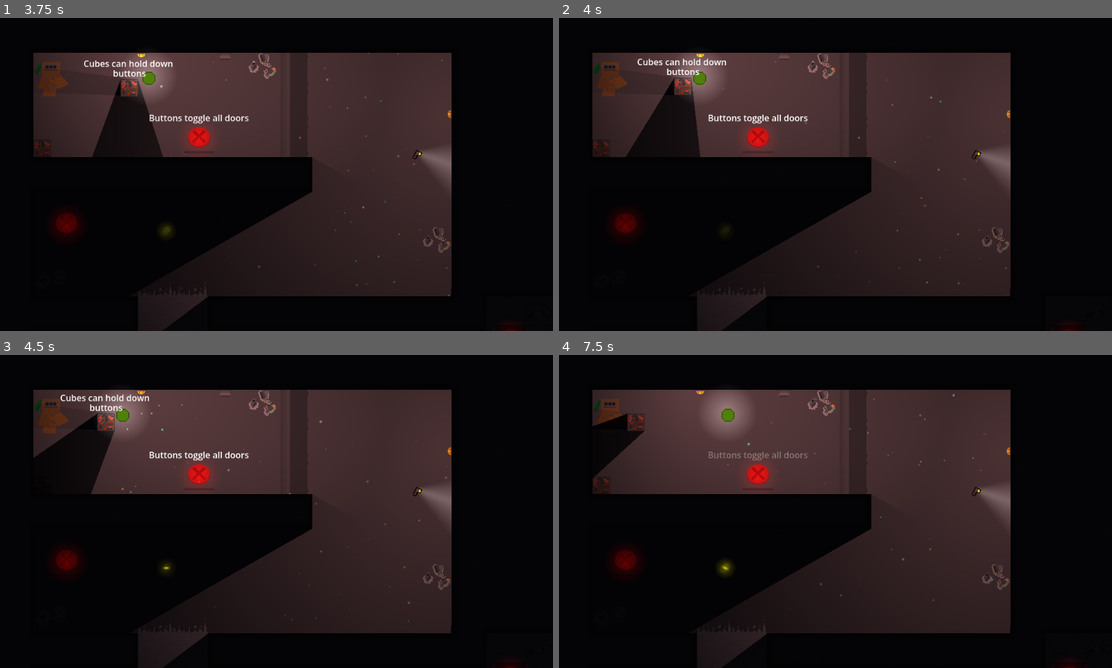
Above: before the commit, frames 1-4 (two rows, left to right).
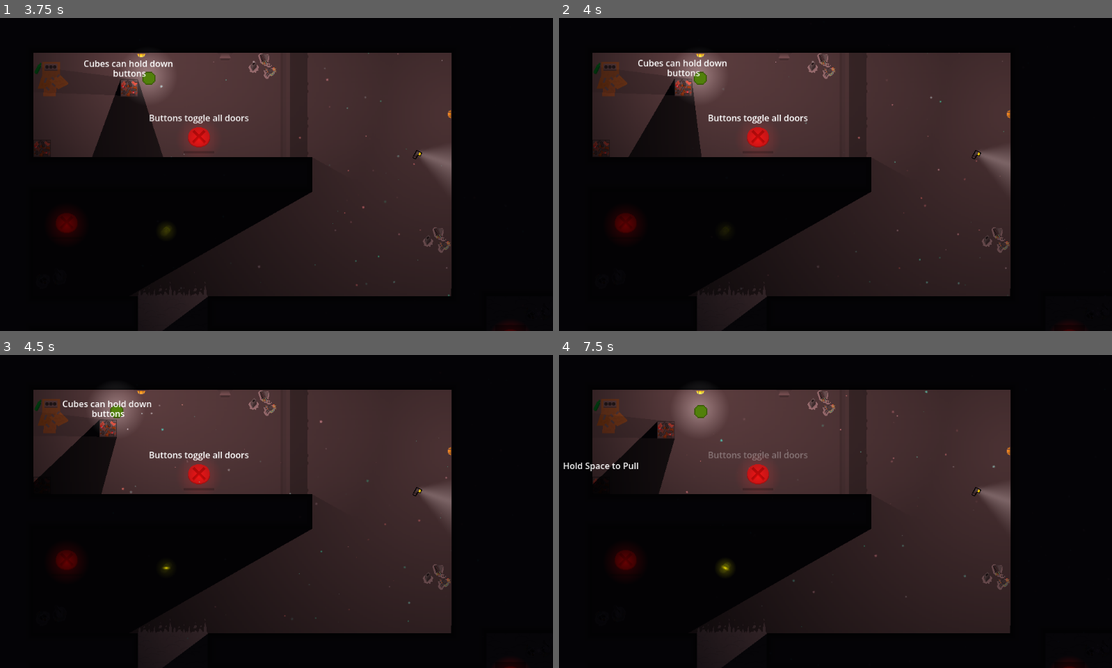
Above: after the commit, the same moments.

Repository: GoldenDog0/ScrapHeap
Game: Godot game, scene res://game/game.tscn
Same seed, same stepped clock (60 frames per second), same inputs: the game is played once before the commit and once after it.
Inputs (mouse positions are in pixels of both pictures, inside the frame that each line leads up to):
- Up to frame 1 (3.75 s): tap Enter at 0.5 s; move the mouse to (398, 158) at 0.52 s; hold D (right) 0.53-1.28 s; hold F (flashlight) 0.53-1.28 s; tap Space (pull) at 0.8, 1.35, 2.3, 2.85 s; move the mouse to (165, 190) at 1.27 s; hold S (down) 1.28-2.03 s; tap F (flashlight) at 1.55, 3.05 s; move the mouse to (331, 105) at 2.02 s; hold D (right) 2.03-2.78 s; hold F (flashlight) 2.03-2.78 s; move the mouse to (248, 237) at 2.77 s; hold W (up) 2.78-3.53 s; move the mouse to (442, 221) at 3.52 s; hold A (left) from 3.53 s (still down); hold F (flashlight) from 3.53 s (still down)
- Up to frame 2 (4 s): keep holding A (left); keep holding F (flashlight); tap Space (pull) at 3.8 s
- Up to frame 3 (4.5 s): keep holding A (left); move the mouse to (110, 464) at 4.27 s; release F (flashlight) at 4.28 s; tap Space (pull) at 4.35 s
- Up to frame 4 (7.5 s): tap F (flashlight) at 4.55, 6.05 s; move the mouse to (863, 511) at 5.02 s; release A (left) at 5.03 s; hold S (down) 5.03-5.78 s; hold F (flashlight) 5.03-5.78 s; tap Space (pull) at 5.3, 5.85, 6.8, 7.35 s; move the mouse to (752, 433) at 5.77 s; hold D (right) 5.78-6.53 s; move the mouse to (957, 495) at 6.52 s; hold W (up) 6.53-7.28 s; hold F (flashlight) 6.53-7.28 s; move the mouse to (724, 527) at 7.27 s; hold D (right) from 7.28 s (still down)

Frame 1 is identical in both runs. In frame 2, 0.5% of the frame differs, in the area x 12-31%, y 12-45%; in frame 3, 1.6%; in frame 4, 4.1%, in the area x 0-79%, y 11-88%.

Commit message:
Fixed pulling multiple boxes at once

Diff:
--- a/game/game.gd
+++ b/game/game.gd
@@ -70,10 +70,12 @@
 	get_tree().reload_current_scene()
 
 func _on_warm_area_entered(body: Node2D) -> void:
-	safe = true
+	if body is Player:
+		safe = true
 
 func _on_warm_area_exited(body: Node2D) -> void:
-	safe = false
+	if body is Player:
+		safe = false
 
 func _on_tutorial_exit(body: Node2D) -> void:
 	if body is Player:
--- a/objects/dynamic/movable_objects.gd
+++ b/objects/dynamic/movable_objects.gd
@@ -15,8 +15,10 @@
 		if isPullable:
 			for body in $CollisionShape2D/PullArea.get_overlapping_bodies():
 				if body is Player:
-					var vector := Vector2(body.position-self.position)
-					velocity = vector * 2.5
+					if (body.pullTarget == null or body.pullTarget == self) and body.isPulling:
+						body.pullTarget = self
+						var vector := Vector2(body.position-self.position)
+						velocity = vector * 2.5
 
 	if velocity.length_squared() > 1.0:
 		velocity *= 1.0 - drag * delta
--- a/player/flashlight/flashlight_pickup.gd
+++ b/player/flashlight/flashlight_pickup.gd
@@ -3,7 +3,7 @@
 var blink = 0
 var ticker = 0
 
-func _on_body_entered(body: Node2D) -> void:
+func _on_body_entered(_body: Node2D) -> void:
 	self.hide()
 
 func _process(delta: float) -> void:
--- a/player/player.gd
+++ b/player/player.gd
@@ -2,8 +2,10 @@
 class_name Player
 
 @export_range(0, 1000) var speed := 120
-# Called when the node enters the scene tree for the first time.
 var inputLock = false
+
+var isPulling = false
+var pullTarget = null
 
 func _physics_process(_delta: float) -> void:
 	if not(inputLock):
@@ -34,6 +36,11 @@
 # Called every frame. 'delta' is the elapsed time since the previous frame.
 func _process(_delta: float) -> void:
 	flashlight()
+	if Input.is_action_pressed("pull"):
+		isPulling = true
+	else:
+		isPulling = false
+		pullTarget = null
 
 func _input(event: InputEvent) -> void:
 	if event.is_action_pressed("flashlight"):
@@ -50,5 +57,5 @@
 	$ItemPickupSFX.play()
 
 
-func _on_flashlight_pickup(body: Node2D) -> void:
+func _on_flashlight_pickup(_body: Node2D) -> void:
 	$ItemPickupSFX.play()
Not shown, changed: index.html
Not shown, changed: index.pck
